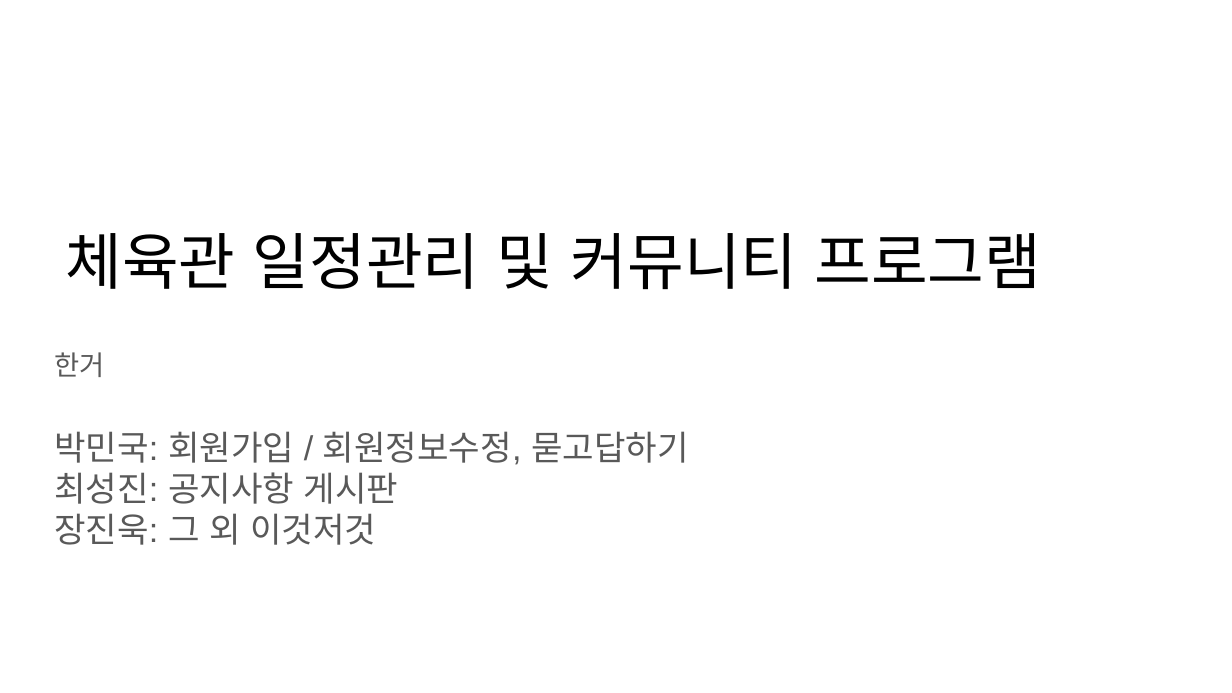
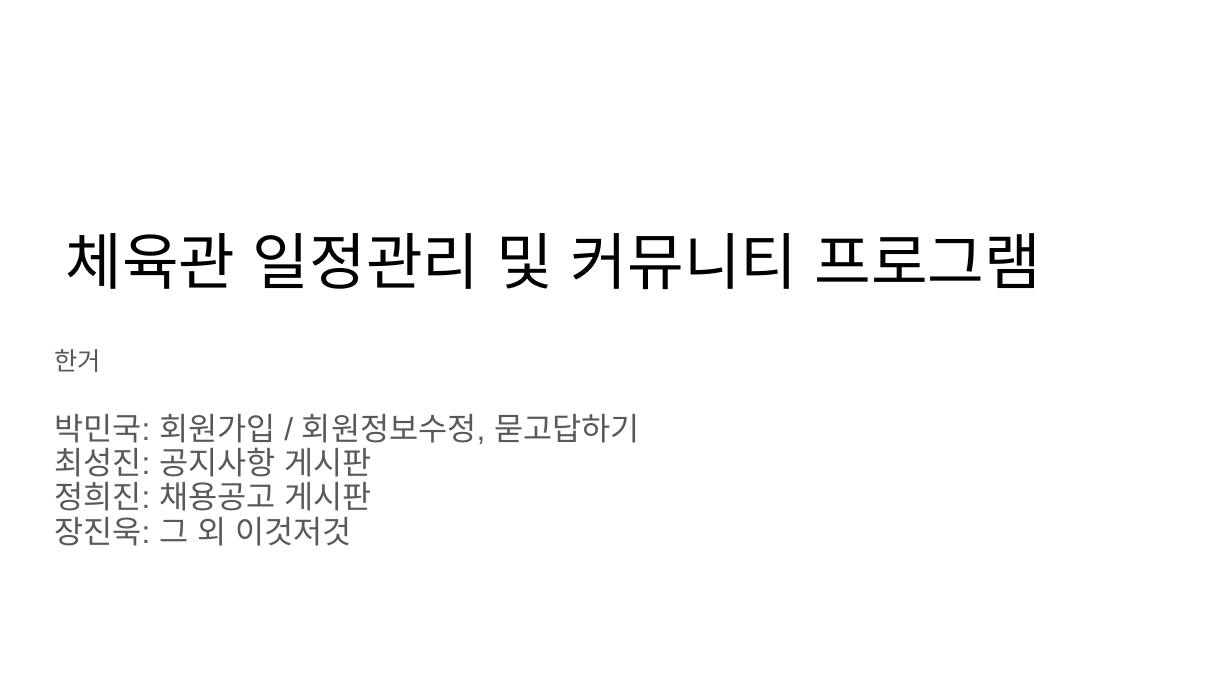
Before and after one commit to snows2001/spacecl, a slide deck: slide 2 of SPACE GYM PROJECT.pptx. Drawn at 1232x693 pixels with LibreOffice and Linux fonts; fonts in the diff are those of the drawing. Boxes give left, top, right and bottom in pixels: in the first picture for what was removed or moved away, otherwise in the second. Text is boxed around its words. In the diff, an @@ line names an element or a change of style, - is before the commit and + after.

```diff
--- a/SPACE GYM PROJECT.pptx
+++ b/SPACE GYM PROJECT.pptx
@@ subtitle at [54,349,640,546]: size 16 to 14.8 pt in "한거"; size 20 to 18.5 pt in "박민국: 회원가입 / 회원정보수정, 묻고답하기", "최성진: 공지사항 게시판", "장진욱: 그 외 이것저것"; line spacing 1 to 0.9 @@
@@ subtitle at [54,476,371,511]: paragraph added @@
+정희진: 채용공고 게시판
```
Also in this commit, not shown: 5 other slides changed.
